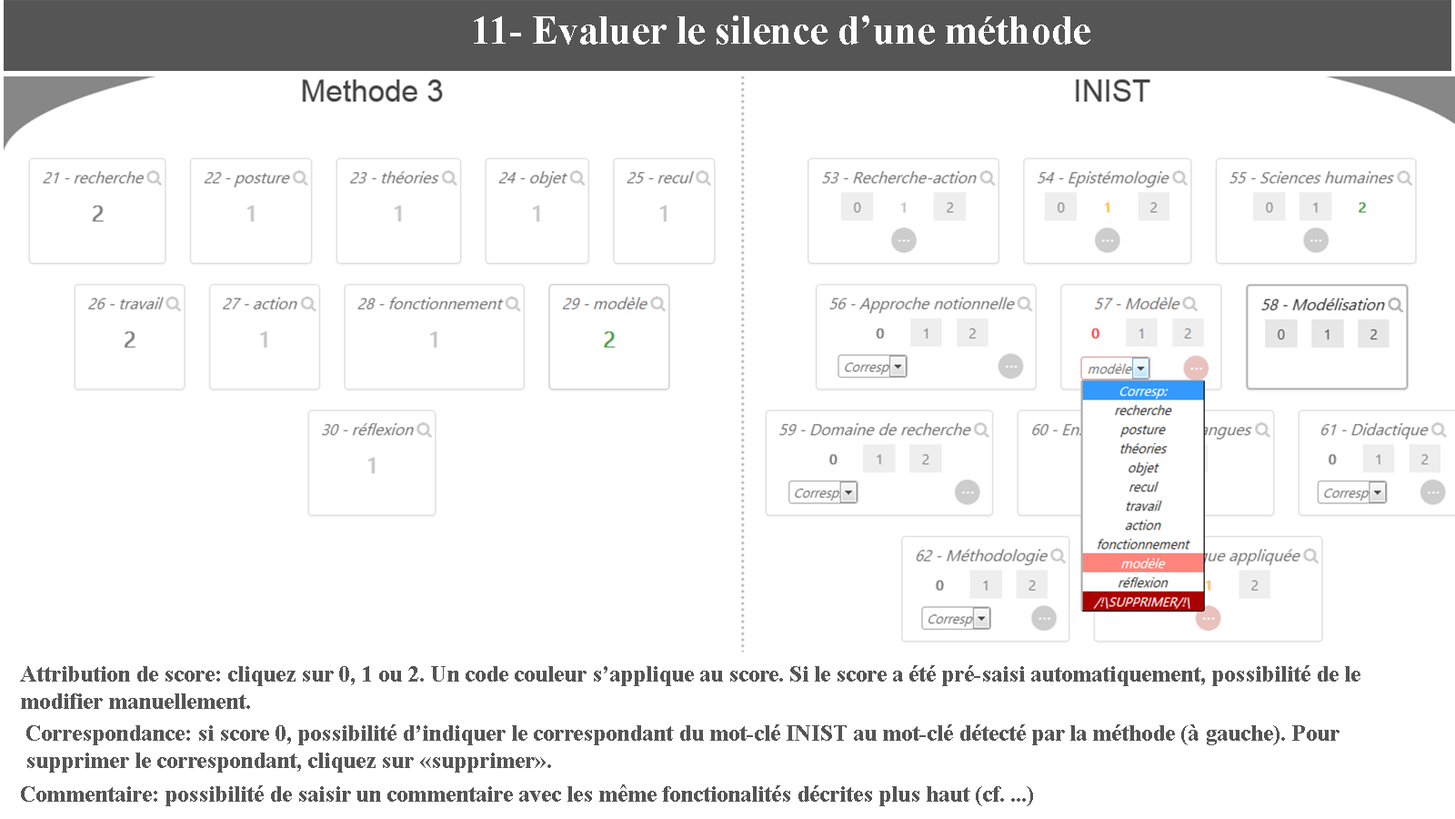
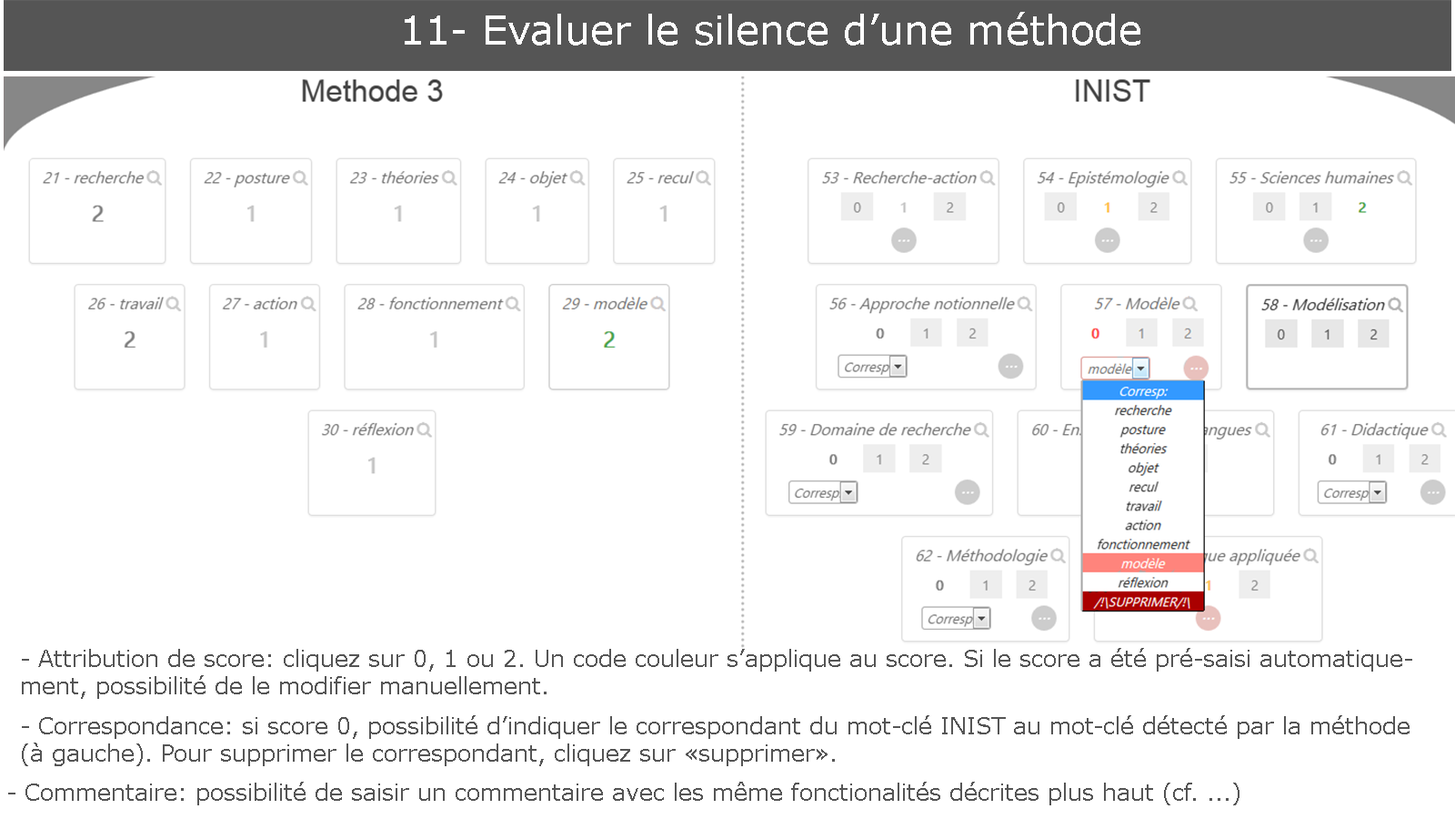
Before/after of a (1455, 819) layered artwork. What changed in the layer stack:
renamed "Commentaire: possibilité de saisir un commentaire avec les même" to "- Commentaire: possibilité de saisir un commentaire avec les mê", painted on it over (x1=8, y1=781, x2=1240, y2=806)
renamed "Correspondance: si score 0, possibilité d’indiquer le correspon" to "- Correspondance: si score 0, possibilité d’indiquer le corresp", painted on it over (x1=21, y1=714, x2=1410, y2=773)
painted on "11- Evaluer le silence d’une méthode" over (x1=404, y1=11, x2=1141, y2=46)
renamed "Attribution de score: cliquez sur 0, 1 ou 2. Un code couleur s’" to "- Attribution de score: cliquez sur 0, 1 ou 2. Un code couleur", painted on it over (x1=20, y1=647, x2=1413, y2=709)
added layer "blanc" above "rectBl" over (x1=8, y1=655, x2=1413, y2=806)
